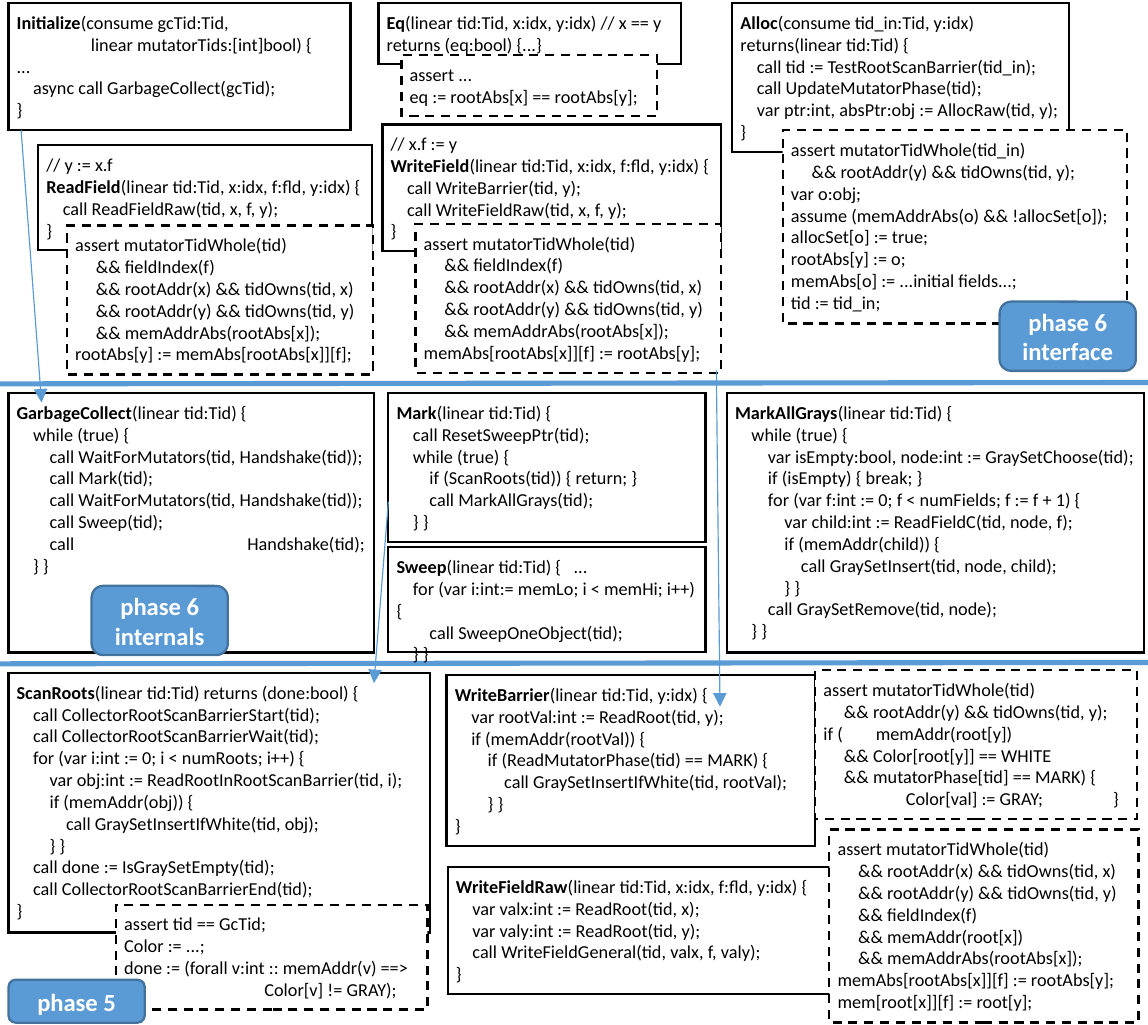
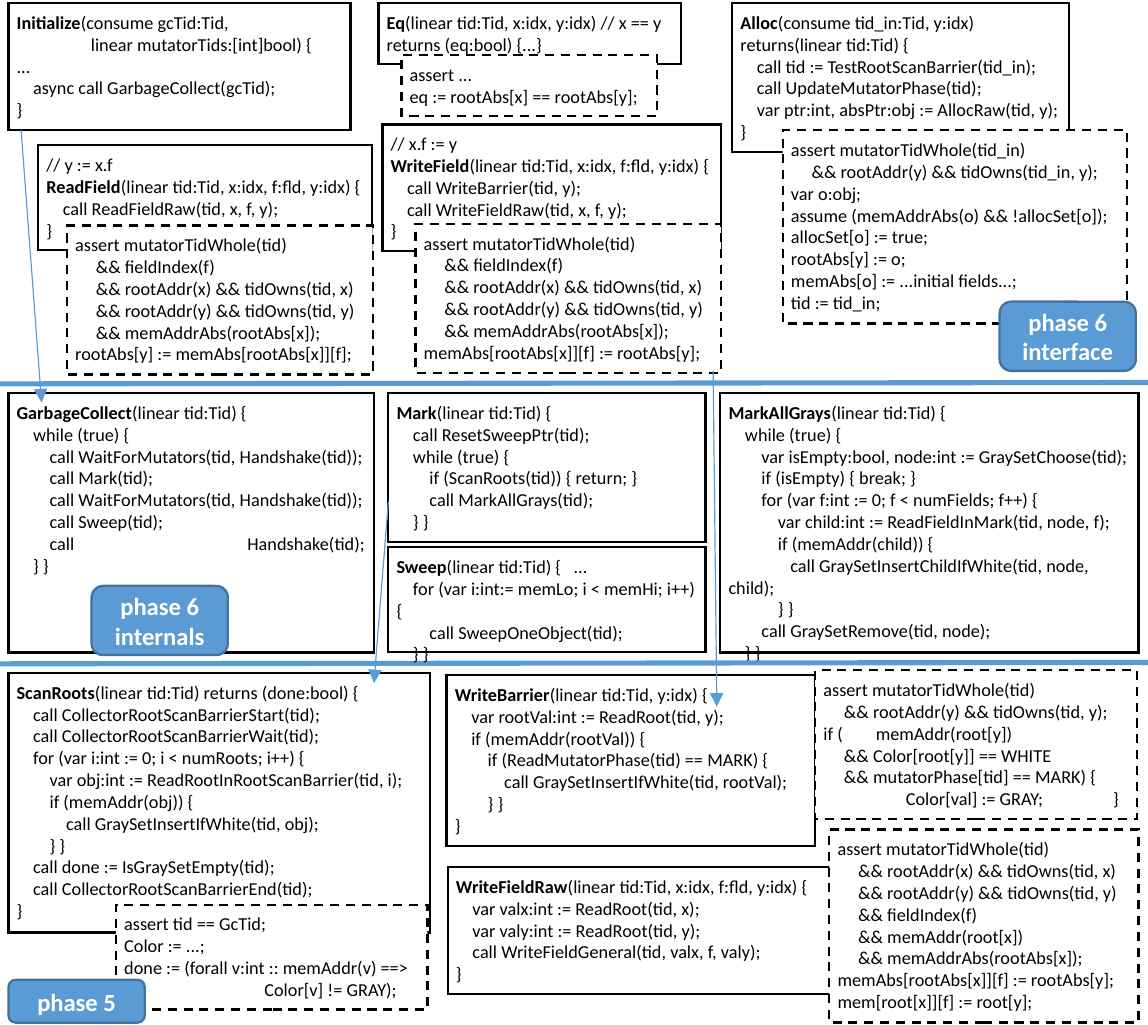
Before and after one commit to shazqadeer/popl2015, a slide deck: slide 1 of VerifiedGC.pptx. Drawn at 1148x1025 pixels with LibreOffice and Linux fonts; fonts in the diff are those of the drawing. Boxes give left, top, right and bottom in pixels: in the first picture for what was removed or moved away, otherwise in the second. Text is boxed around its words. In the diff, an @@ line names an element or a change of style, - is before the commit and + after.

```diff
--- a/VerifiedGC.pptx
+++ b/VerifiedGC.pptx
@@ text in rectangle at [841, 165, 1098, 181]: text changed @@
-&& rootAddr(y) && tidOwns(tid, y);
+&& rootAddr(y) && tidOwns(tid_in, y);
@@ arrow moved from (717, 371) - (720, 707) to (713, 371) - (717, 707) @@
@@ rectangle "MarkAllGrays(linear tid:Tid) {": place and size @@
-rectangle "MarkAllGrays(linear tid:Tid) {" at [727, 394, 1145, 653]
+rectangle "MarkAllGrays(linear tid:Tid) {" at [720, 394, 1138, 653]
@@ text in rectangle at [761, 493, 1110, 531]: text changed @@
-for (var f:int := 0; f < numFields; f := f + 1) {
-var child:int := ReadFieldC(tid, node, f);
+for (var f:int := 0; f < numFields; f++) {
+var child:int := ReadFieldInMark(tid, node, f);
@@ text in rectangle at [729, 559, 1088, 597]: text changed @@
-call GraySetInsert(tid, node, child);
+call GraySetInsertChildIfWhite(tid, node, child);
```
Also in this commit, not shown: 2 other files.
